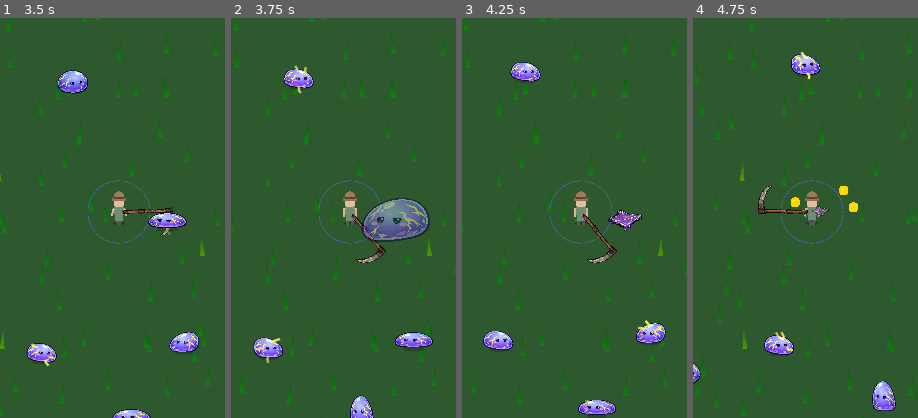
Above: before the commit, frames 1-4 (left to right).
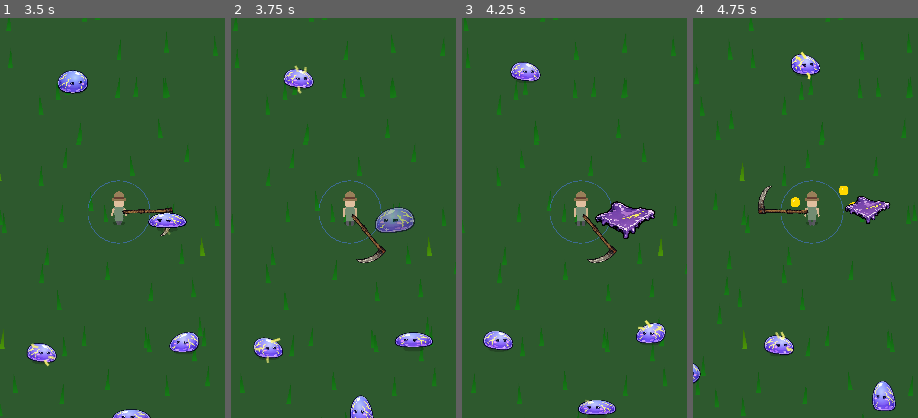
Above: after the commit, the same moments.

Repository: yellyB/game-kill_grass
Game: Godot game, scene res://scenes/ui/main_menu.tscn
Same seed, same stepped clock (60 frames per second), same inputs: the game is played once before the commit and once after it.
Inputs (mouse positions are % of the whole screen's width and height, from its top left):
- Up to frame 1 (3.5 s): click "PLAY" at 0.5 s; move the mouse to (72, 45) at 1.27 s; hold D (move_right) 1.28-2 s; click (72, 45) at 1.42 s; drag from (30, 55) to (50, 50) at 2.02 s; move the mouse to (60, 28) at 2.77 s; hold D (move_right) from 2.78 s (still down)
- Up to frame 2 (3.75 s): release D (move_right) at 3.5 s; drag from (45, 70) to (20, 35) at 3.52 s
- Up to frame 3 (4.25 s): no input
- Up to frame 4 (4.75 s): move the mouse to (80, 65) at 4.27 s; hold A (move_left) from 4.28 s (still down)
The pictures show only the part of the screen within x 24-74%, y 26-76%; the shares and areas given below are measured in that part.

Frame 1 is identical in both runs. In frame 2, 2.4% of the frame differs, in the area x 58-89%, y 45-56%; in frame 3, 1.2%; in frame 4, 0.8%.

Commit message:
Add parabolic arc flight for dropped items and refine death animation
Dropped items now fly to player along a bezier curve arc with cubic
ease-in acceleration for a "whoosh" feel. Items pop up bigger (2.4x)
before arcing. Monster death effect refined to subtle expand + shake.

Co-Authored-By: Claude Opus 4.6 <noreply@anthropic.com>

Diff:
--- a/scripts/dropped_item.gd
+++ b/scripts/dropped_item.gd
@@ -5,6 +5,13 @@
 var target: Node2D = null  # Player to fly toward
 
 @onready var sprite: Sprite2D = $Sprite2D
+
+# Arc flight state
+var is_flying: bool = false
+var fly_time: float = 0.0
+var fly_duration: float = 0.45
+var start_pos: Vector2 = Vector2.ZERO
+var control_point: Vector2 = Vector2.ZERO
 
 func setup(p_item_id: String, p_texture: ImageTexture, p_target: Node2D) -> void:
 	item_id = p_item_id
@@ -14,40 +21,72 @@
 func _ready() -> void:
 	if sprite and item_texture:
 		sprite.texture = item_texture
-	# Pop up animation, then fly to player
 	_animate()
 
-func _animate() -> void:
-	# Start small
-	scale = Vector2.ZERO
+func _process(delta: float) -> void:
+	if not is_flying:
+		return
 
-	# Pop out with bounce
-	var pop_tween = create_tween()
-	pop_tween.set_ease(Tween.EASE_OUT)
-	pop_tween.set_trans(Tween.TRANS_BACK)
-	pop_tween.tween_property(self, "scale", Vector2(1.2, 1.2), 0.25)
-	pop_tween.tween_property(self, "scale", Vector2.ONE, 0.1)
-	await pop_tween.finished
+	fly_time += delta
+	var t = clampf(fly_time / fly_duration, 0.0, 1.0)
 
-	# Brief pause
-	await get_tree().create_timer(0.15).timeout
-
-	# Fly to player
 	if not is_instance_valid(target):
 		_collect()
 		return
 
-	var fly_tween = create_tween()
-	fly_tween.set_ease(Tween.EASE_IN)
-	fly_tween.set_trans(Tween.TRANS_QUAD)
+	# Ease-in (cubic) for "whoosh" acceleration toward player
+	var eased_t = t * t * t
+	var end_pos = target.global_position
 
-	fly_tween.set_parallel(true)
-	fly_tween.tween_property(self, "global_position", target.global_position, 0.3)
-	fly_tween.tween_property(self, "scale", Vector2(0.5, 0.5), 0.3)
-	fly_tween.tween_property(self, "modulate:a", 0.5, 0.25).set_delay(0.15)
-	await fly_tween.finished
+	# Quadratic bezier: B(t) = (1-t)²·P0 + 2(1-t)t·P1 + t²·P2
+	var inv_t = 1.0 - eased_t
+	global_position = inv_t * inv_t * start_pos + 2 * inv_t * eased_t * control_point + eased_t * eased_t * end_pos
 
-	_collect()
+	# Scale: start big, shrink toward end
+	var s = lerpf(1.8, 0.3, t * t)
+	scale = Vector2(s, s)
+
+	# Fade near end
+	if t > 0.65:
+		modulate.a = lerpf(1.0, 0.5, (t - 0.65) / 0.35)
+
+	if t >= 1.0:
+		is_flying = false
+		_collect()
+
+func _animate() -> void:
+	scale = Vector2.ZERO
+
+	# Pop out big with bounce
+	var pop_tween = create_tween()
+	pop_tween.set_ease(Tween.EASE_OUT)
+	pop_tween.set_trans(Tween.TRANS_BACK)
+	pop_tween.tween_property(self, "scale", Vector2(2.4, 2.4), 0.2)
+	pop_tween.tween_property(self, "scale", Vector2(1.8, 1.8), 0.1)
+	await pop_tween.finished
+
+	# Brief pause
+	await get_tree().create_timer(0.2).timeout
+
+	if not is_instance_valid(target):
+		_collect()
+		return
+
+	# Calculate bezier arc
+	start_pos = global_position
+	var end_pos = target.global_position
+	var mid = (start_pos + end_pos) * 0.5
+	var direction = end_pos - start_pos
+	var perpendicular = Vector2(-direction.y, direction.x).normalized()
+
+	# Arc height: goes upward, with slight random side offset
+	var dist = start_pos.distance_to(end_pos)
+	var arc_height = maxf(80.0, dist * 0.5)
+	var side_offset = randf_range(-25, 25)
+	control_point = mid + Vector2(0, -arc_height) + perpendicular * side_offset
+
+	fly_time = 0.0
+	is_flying = true
 
 func _collect() -> void:
 	GameManager.add_item(item_id)
--- a/scripts/monster.gd
+++ b/scripts/monster.gd
@@ -10,8 +10,8 @@
 
 # Drop table: [{item_id, image_path, weight}]
 var drop_table: Array = [
-	{"item_id": "질긴 슬라임 조각", "image_path": "res://resources/images/items/질긴 슬라임 조각.png", "weight": 70},
-	{"item_id": "번개 먹은 배터리 껍질", "image_path": "res://resources/images/items/번개 먹은 배터리 껍질.png", "weight": 30},
+  {"item_id": "질긴 슬라임 조각", "image_path": "res://resources/images/items/질긴 슬라임 조각.png", "weight": 70},
+  {"item_id": "번개 먹은 배터리 껍질", "image_path": "res://resources/images/items/번개 먹은 배터리 껍질.png", "weight": 30},
 ]
 
 # Animation
@@ -31,153 +31,157 @@
 var health: int = 1
 
 func _ready() -> void:
-	add_to_group("monsters")
-	_load_textures()
-	if sprite and not textures.is_empty():
-		sprite.texture = textures[0]
-	if shadow and not textures.is_empty():
-		shadow.texture = textures[0]
-	_pick_new_wander()
+  add_to_group("monsters")
+  _load_textures()
+  if sprite and not textures.is_empty():
+    sprite.texture = textures[0]
+  if shadow and not textures.is_empty():
+    shadow.texture = textures[0]
+  _pick_new_wander()
 
 func _load_textures() -> void:
-	for i in range(1, 6):
-		var path = "res://resources/images/monster/slime/%d.png" % i
-		var tex = _load_texture_from_file(path)
-		if tex:
-			textures.append(tex)
+  for i in range(1, 6):
+    var path = "res://resources/images/monster/slime/%d.png" % i
+    var tex = _load_texture_from_file(path)
+    if tex:
+      textures.append(tex)
 
 func _load_texture_from_file(res_path: String) -> ImageTexture:
-	var abs_path = ProjectSettings.globalize_path(res_path)
-	var image = Image.new()
-	var err = image.load(abs_path)
-	if err != OK:
-		return null
-	return ImageTexture.create_from_image(image)
+  var abs_path = ProjectSettings.globalize_path(res_path)
+  var image = Image.new()
+  var err = image.load(abs_path)
+  if err != OK:
+    return null
+  return ImageTexture.create_from_image(image)
 
 func _process(delta: float) -> void:
-	# Animation
-	frame_timer += delta
-	if frame_timer >= FRAME_DURATION:
-		frame_timer = 0.0
-		_advance_frame()
+  # Animation
+  frame_timer += delta
+  if frame_timer >= FRAME_DURATION:
+    frame_timer = 0.0
+    _advance_frame()
 
-	# Wandering
-	if is_moving:
-		position += wander_direction * wander_speed * delta
-		if sprite:
-			sprite.flip_h = wander_direction.x < 0
+  # Wandering
+  if is_moving:
+    position += wander_direction * wander_speed * delta
+    if sprite:
+      sprite.flip_h = wander_direction.x < 0
 
-	wander_timer -= delta
-	if wander_timer <= 0:
-		_pick_new_wander()
+  wander_timer -= delta
+  if wander_timer <= 0:
+    _pick_new_wander()
 
 func _advance_frame() -> void:
-	if textures.is_empty():
-		return
-	sequence_index = (sequence_index + 1) % anim_sequence.size()
-	var frame_index = anim_sequence[sequence_index]
-	if frame_index < textures.size():
-		sprite.texture = textures[frame_index]
+  if textures.is_empty():
+    return
+  sequence_index = (sequence_index + 1) % anim_sequence.size()
+  var frame_index = anim_sequence[sequence_index]
+  if frame_index < textures.size():
+    sprite.texture = textures[frame_index]
 
 func _pick_new_wander() -> void:
-	if randf() < 0.4:
-		# Idle
-		is_moving = false
-		wander_timer = randf_range(1.5, 3.0)
-	else:
-		# Move
-		is_moving = true
-		wander_direction = Vector2(randf_range(-1, 1), randf_range(-1, 1)).normalized()
-		wander_timer = randf_range(1.0, 2.5)
-	sequence_index = 0
+  if randf() < 0.4:
+    # Idle
+    is_moving = false
+    wander_timer = randf_range(1.5, 3.0)
+  else:
+    # Move
+    is_moving = true
+    wander_direction = Vector2(randf_range(-1, 1), randf_range(-1, 1)).normalized()
+    wander_timer = randf_range(1.0, 2.5)
+  sequence_index = 0
 
 var is_dead: bool = false
 
 func take_damage(amount: int) -> void:
-	if is_dead:
-		return
-	health -= amount
-	# Hit flash
-	sprite.modulate = Color(1, 0.3, 0.3)
-	var tween = create_tween()
-	tween.tween_property(sprite, "modulate", Color.WHITE, 0.15)
-	# Lightning burst on hit
-	if lightning_effect and lightning_effect.has_method("_spawn_bolts"):
-		lightning_effect._spawn_bolts()
-		lightning_effect._spawn_bolts()
-	if health <= 0:
-		die()
+  if is_dead:
+    return
+  health -= amount
+  # Hit flash
+  sprite.modulate = Color(1, 0.3, 0.3)
+  var tween = create_tween()
+  tween.tween_property(sprite, "modulate", Color.WHITE, 0.15)
+  # Lightning burst on hit
+  if lightning_effect and lightning_effect.has_method("_spawn_bolts"):
+    lightning_effect._spawn_bolts()
+    lightning_effect._spawn_bolts()
+  if health <= 0:
+    die()
 
 func die() -> void:
-	is_dead = true
-	remove_from_group("monsters")
-	set_process(false)
+  is_dead = true
+  remove_from_group("monsters")
+  set_process(false)
 
-	# Lightning burst on death
-	if lightning_effect:
-		for i in 5:
-			lightning_effect._spawn_bolts()
+  # Lightning burst on death
+  if lightning_effect:
+    for i in 3:
+      lightning_effect._spawn_bolts()
 
-	# Big death effect: flash white → expand → shrink to zero
-	sprite.modulate = Color(2, 2, 2, 1)  # Bright white flash
+  # Death effect: slight expand → shake + fade out
+  sprite.modulate = Color(1.5, 1.5, 1.5, 1)  # Brief flash
 
-	var tween = create_tween()
-	# Phase 1: Expand + flash (0.15s)
-	tween.set_parallel(true)
-	tween.tween_property(sprite, "scale", Vector2(0.25, 0.25), 0.15).set_ease(Tween.EASE_OUT).set_trans(Tween.TRANS_BACK)
-	tween.tween_property(sprite, "modulate", Color(1, 1, 1, 1), 0.1)
-	if shadow:
-		tween.tween_property(shadow, "scale", Vector2(0.15, 0.06), 0.15)
-	await tween.finished
+  # Phase 1: Slightly expand (0.1s)
+  var tween = create_tween()
+  tween.set_parallel(true)
+  tween.tween_property(sprite, "scale", Vector2(0.16, 0.16), 0.1).set_ease(Tween.EASE_OUT)
+  tween.tween_property(sprite, "modulate", Color(1, 1, 1, 1), 0.08)
+  await tween.finished
 
-	# Phase 2: Shrink + fade (0.2s)
-	var tween2 = create_tween()
-	tween2.set_parallel(true)
-	tween2.tween_property(sprite, "scale", Vector2.ZERO, 0.2).set_ease(Tween.EASE_IN).set_trans(Tween.TRANS_BACK)
-	tween2.tween_property(sprite, "modulate:a", 0.0, 0.2)
-	if shadow:
-		tween2.tween_property(shadow, "modulate:a", 0.0, 0.15)
+  # Phase 2: Shake + fade out (0.35s)
+  var tween2 = create_tween()
+  tween2.set_parallel(true)
+  tween2.tween_property(sprite, "modulate:a", 0.0, 0.35)
+  if shadow:
+    tween2.tween_property(shadow, "modulate:a", 0.0, 0.25)
 
-	# Stop lightning after expand
-	if lightning_effect:
-		lightning_effect.set_process(false)
-		lightning_effect.bolts.clear()
-		lightning_effect.queue_redraw()
+  # Shake effect
+  var shake_tween = create_tween()
+  for i in 5:
+    var offset = Vector2(randf_range(-4, 4), randf_range(-4, 4))
+    shake_tween.tween_property(sprite, "position", offset, 0.035)
+    shake_tween.tween_property(sprite, "position", Vector2.ZERO, 0.035)
 
-	await tween2.finished
+  # Stop lightning
+  if lightning_effect:
+    lightning_effect.set_process(false)
+    lightning_effect.bolts.clear()
+    lightning_effect.queue_redraw()
 
-	# Drop item
-	_drop_item()
+  await tween2.finished
 
-	queue_free()
+  # Drop item
+  _drop_item()
+
+  queue_free()
 
 func _drop_item() -> void:
-	var drop = _roll_drop()
-	if not drop:
-		return
+  var drop = _roll_drop()
+  if not drop:
+    return
 
-	var tex = _load_texture_from_file(drop.image_path)
-	if not tex:
-		return
+  var tex = _load_texture_from_file(drop.image_path)
+  if not tex:
+    return
 
-	var player = get_tree().get_first_node_in_group("player")
-	if not player:
-		return
+  var player = get_tree().get_first_node_in_group("player")
+  if not player:
+    return
 
-	var item = DroppedItemScene.instantiate()
-	item.setup(drop.item_id, tex, player)
-	item.position = position  # 같은 부모(WorldRoot) 기준 로컬 좌표
-	get_parent().add_child(item)
+  var item = DroppedItemScene.instantiate()
+  item.setup(drop.item_id, tex, player)
+  item.position = position  # 같은 부모(WorldRoot) 기준 로컬 좌표
+  get_parent().add_child(item)
 
 func _roll_drop() -> Variant:
-	var total_weight: int = 0
-	for drop in drop_table:
-		total_weight += drop.weight
+  var total_weight: int = 0
+  for drop in drop_table:
+    total_weight += drop.weight
 
-	var roll = randi() % total_weight
-	var cumulative: int = 0
-	for drop in drop_table:
-		cumulative += drop.weight
-		if roll < cumulative:
-			return drop
-	return drop_table[0]
+  var roll = randi() % total_weight
+  var cumulative: int = 0
+  for drop in drop_table:
+    cumulative += drop.weight
+    if roll < cumulative:
+      return drop
+  return drop_table[0]
Not shown: 1 places in scenes/world/monster.tscn that only renumber resources
